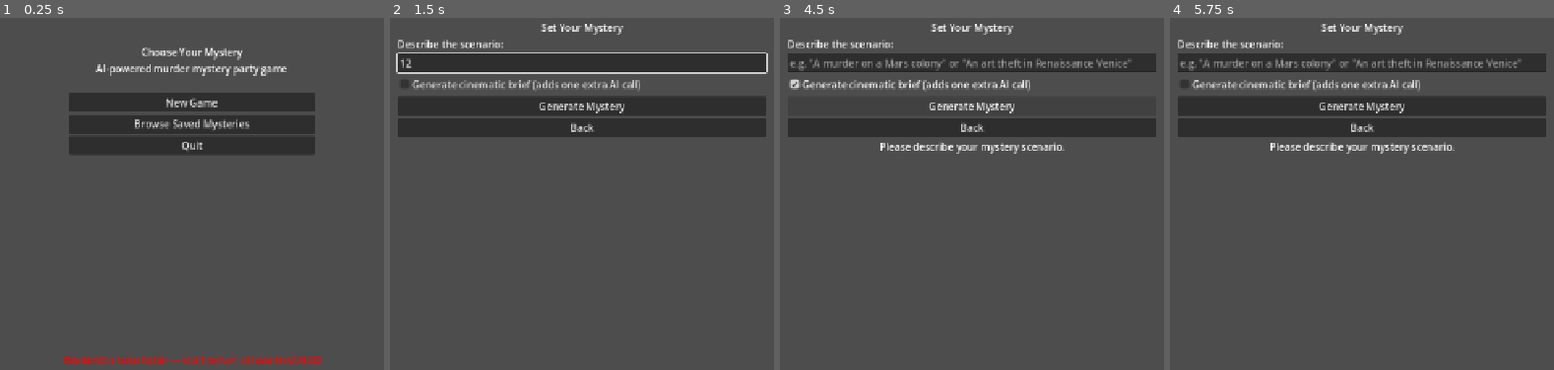
Above: before the commit, frames 1-4 (left to right).
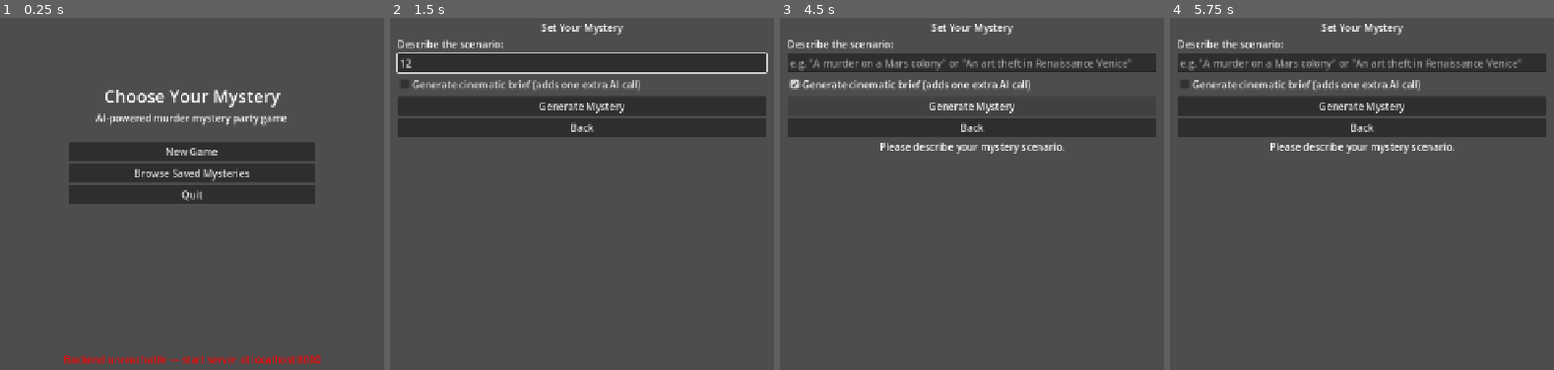
Above: after the commit, the same moments.

Repository: Blutomania/SocialGaming
Game: Godot game, scene res://scenes/ui/MainMenu.tscn
Two runs of this game, one before a commit and one after it. Both use one fixed random seed, a clock stepped at 60 frames per second and the inputs below.
Inputs (mouse positions are in pixels of both pictures, inside the frame that each line leads up to):
- Up to frame 1 (0.25 s): no input
- Up to frame 2 (1.5 s): click "New Game" at 0.5 s; click (582, 63) at 1.27 s; type "12" at 1.35 s
- Up to frame 3 (4.5 s): click "Back" at 2 s; click "New Game" at 2.75 s; click "Generate cinematic brief (add…" at 3.5 s; click "Generate Mystery" at 4.25 s
- Up to frame 4 (5.75 s): click "Generate cinematic brief (add…" at 5 s

The runs differ from the first frame. In frame 1, 16% of the frame differs, in the area x 17-83%, y 8-53%; in frame 2, nothing differs; in frame 3, less than 0.1%; in frame 4, less than 0.1%.

Commit message:
Add asset slots: BgTexture + LogoTexture nodes across all 6 scenes
All scenes now have a BgTexture (TextureRect, full-screen, KEEP_ASPECT_COVERED)
as the first child. MainMenu also has a LogoTexture slot above the title.

Texture loading is runtime via ResourceLoader.exists() — no error if the
file isn't present yet. Drop-in filenames (in godot/assets/ui/):

  main_menu_bg.png      MainMenu + fallback for all other scenes
  logo.png              MainMenu title logo
  case_bg.png           CaseDisplay
  interrogation_bg.png  Interrogation
  accusation_bg.png     Accusation
  result_bg.png         ResultScreen
  icon.png              Window/taskbar icon (256x256)

Scene-specific backgrounds fall back to main_menu_bg.png automatically,
so one image gives consistent coverage across the whole game.

https://claude.ai/code/session_01TNmEDwWqvjfcS5K1QvpccR

Diff:
--- a/godot/project.godot
+++ b/godot/project.godot
@@ -12,6 +12,7 @@
 run/main_scene="res://scenes/ui/MainMenu.tscn"
 config/features=PackedStringArray("4.6", "Forward Plus")
 config/icon="res://assets/ui/icon.png"
+; Drop a 256x256 PNG at godot/assets/ui/icon.png to set the window icon.
 
 [autoload]
 
--- a/godot/scenes/ui/Accusation.tscn
+++ b/godot/scenes/ui/Accusation.tscn
@@ -10,6 +10,17 @@
 anchor_bottom = 1.0
 grow_horizontal = 2
 grow_vertical = 2
+
+[node name="BgTexture" type="TextureRect" parent="."]
+layout_mode = 1
+anchors_preset = 15
+anchor_right = 1.0
+anchor_bottom = 1.0
+grow_horizontal = 2
+grow_vertical = 2
+expand_mode = 1
+stretch_mode = 6
+mouse_filter = 2
 
 [node name="VBox" type="VBoxContainer" parent="."]
 layout_mode = 1
--- a/godot/scenes/ui/CaseDisplay.tscn
+++ b/godot/scenes/ui/CaseDisplay.tscn
@@ -10,6 +10,17 @@
 anchor_bottom = 1.0
 grow_horizontal = 2
 grow_vertical = 2
+
+[node name="BgTexture" type="TextureRect" parent="."]
+layout_mode = 1
+anchors_preset = 15
+anchor_right = 1.0
+anchor_bottom = 1.0
+grow_horizontal = 2
+grow_vertical = 2
+expand_mode = 1
+stretch_mode = 6
+mouse_filter = 2
 
 [node name="ScrollContainer" type="ScrollContainer" parent="."]
 layout_mode = 1
--- a/godot/scenes/ui/Interrogation.tscn
+++ b/godot/scenes/ui/Interrogation.tscn
@@ -10,6 +10,17 @@
 anchor_bottom = 1.0
 grow_horizontal = 2
 grow_vertical = 2
+
+[node name="BgTexture" type="TextureRect" parent="."]
+layout_mode = 1
+anchors_preset = 15
+anchor_right = 1.0
+anchor_bottom = 1.0
+grow_horizontal = 2
+grow_vertical = 2
+expand_mode = 1
+stretch_mode = 6
+mouse_filter = 2
 
 [node name="VBox" type="VBoxContainer" parent="."]
 layout_mode = 1
--- a/godot/scenes/ui/MainMenu.tscn
+++ b/godot/scenes/ui/MainMenu.tscn
@@ -11,6 +11,17 @@
 grow_horizontal = 2
 grow_vertical = 2
 
+[node name="BgTexture" type="TextureRect" parent="."]
+layout_mode = 1
+anchors_preset = 15
+anchor_right = 1.0
+anchor_bottom = 1.0
+grow_horizontal = 2
+grow_vertical = 2
+expand_mode = 1
+stretch_mode = 6
+mouse_filter = 2
+
 [node name="VBox" type="VBoxContainer" parent="."]
 layout_mode = 1
 anchors_preset = 8
@@ -19,16 +30,23 @@
 anchor_right = 0.5
 anchor_bottom = 0.5
 offset_left = -200.0
-offset_top = -180.0
+offset_top = -240.0
 offset_right = 200.0
 offset_bottom = 180.0
 grow_horizontal = 2
 grow_vertical = 2
 
+[node name="LogoTexture" type="TextureRect" parent="VBox"]
+layout_mode = 2
+custom_minimum_size = Vector2(400, 120)
+expand_mode = 1
+stretch_mode = 5
+
 [node name="TitleLabel" type="Label" parent="VBox"]
 layout_mode = 2
 text = "Choose Your Mystery"
 horizontal_alignment = 1
+theme_override_font_sizes/font_size = 28
 
 [node name="SubtitleLabel" type="Label" parent="VBox"]
 layout_mode = 2
--- a/godot/scenes/ui/MysteryGeneration.tscn
+++ b/godot/scenes/ui/MysteryGeneration.tscn
@@ -10,6 +10,17 @@
 anchor_bottom = 1.0
 grow_horizontal = 2
 grow_vertical = 2
+
+[node name="BgTexture" type="TextureRect" parent="."]
+layout_mode = 1
+anchors_preset = 15
+anchor_right = 1.0
+anchor_bottom = 1.0
+grow_horizontal = 2
+grow_vertical = 2
+expand_mode = 1
+stretch_mode = 6
+mouse_filter = 2
 
 [node name="VBox" type="VBoxContainer" parent="."]
 layout_mode = 1
--- a/godot/scenes/ui/ResultScreen.tscn
+++ b/godot/scenes/ui/ResultScreen.tscn
@@ -10,6 +10,17 @@
 anchor_bottom = 1.0
 grow_horizontal = 2
 grow_vertical = 2
+
+[node name="BgTexture" type="TextureRect" parent="."]
+layout_mode = 1
+anchors_preset = 15
+anchor_right = 1.0
+anchor_bottom = 1.0
+grow_horizontal = 2
+grow_vertical = 2
+expand_mode = 1
+stretch_mode = 6
+mouse_filter = 2
 
 [node name="ScrollContainer" type="ScrollContainer" parent="."]
 layout_mode = 1
--- a/godot/scripts/ui/accusation.gd
+++ b/godot/scripts/ui/accusation.gd
@@ -12,6 +12,7 @@
 # ---------------------------------------------------------------------------
 # Node references
 # ---------------------------------------------------------------------------
+@onready var bg_texture: TextureRect = $BgTexture
 @onready var suspect_dropdown: OptionButton = $VBox/SuspectDropdown
 @onready var submit_button: Button = $VBox/SubmitButton
 @onready var back_button: Button = $VBox/BackButton
@@ -25,6 +26,10 @@
 # Lifecycle
 # ---------------------------------------------------------------------------
 func _ready() -> void:
+	for path in ["res://assets/ui/accusation_bg.png", "res://assets/ui/main_menu_bg.png"]:
+		if ResourceLoader.exists(path):
+			bg_texture.texture = load(path)
+			break
 	_mystery = MysteryData.from_dict(GameState.current_mystery)
 
 	for name in _mystery.suspect_names():
--- a/godot/scripts/ui/case_display.gd
+++ b/godot/scripts/ui/case_display.gd
@@ -12,6 +12,7 @@
 # ---------------------------------------------------------------------------
 # Node references
 # ---------------------------------------------------------------------------
+@onready var bg_texture: TextureRect = $BgTexture
 @onready var title_label: Label = $ScrollContainer/MainVBox/TitleLabel
 @onready var setting_label: RichTextLabel = $ScrollContainer/MainVBox/SettingLabel
 @onready var crime_label: RichTextLabel = $ScrollContainer/MainVBox/CrimeLabel
@@ -32,6 +33,10 @@
 # Lifecycle
 # ---------------------------------------------------------------------------
 func _ready() -> void:
+	if ResourceLoader.exists("res://assets/ui/case_bg.png"):
+		bg_texture.texture = load("res://assets/ui/case_bg.png")
+	elif ResourceLoader.exists("res://assets/ui/main_menu_bg.png"):
+		bg_texture.texture = load("res://assets/ui/main_menu_bg.png")
 	_mystery = MysteryData.from_dict(GameState.current_mystery)
 	_populate()
 	interrogate_button.pressed.connect(_go_interrogate)
--- a/godot/scripts/ui/interrogation.gd
+++ b/godot/scripts/ui/interrogation.gd
@@ -13,6 +13,7 @@
 # ---------------------------------------------------------------------------
 # Node references
 # ---------------------------------------------------------------------------
+@onready var bg_texture: TextureRect = $BgTexture
 @onready var suspect_dropdown: OptionButton = $VBox/SuspectDropdown
 @onready var question_input: LineEdit = $VBox/QuestionInput
 @onready var ask_button: Button = $VBox/ButtonRow/AskButton
@@ -29,6 +30,10 @@
 # Lifecycle
 # ---------------------------------------------------------------------------
 func _ready() -> void:
+	for path in ["res://assets/ui/interrogation_bg.png", "res://assets/ui/main_menu_bg.png"]:
+		if ResourceLoader.exists(path):
+			bg_texture.texture = load(path)
+			break
 	_mystery = MysteryData.from_dict(GameState.current_mystery)
 
 	# Populate suspect dropdown
--- a/godot/scripts/ui/main_menu.gd
+++ b/godot/scripts/ui/main_menu.gd
@@ -20,11 +20,20 @@
 
 var _saved_mysteries: Array = []
 
+func _load_bg(node: TextureRect, path: String) -> void:
+	if ResourceLoader.exists(path):
+		node.texture = load(path)
+
 # ---------------------------------------------------------------------------
 # Lifecycle
 # ---------------------------------------------------------------------------
+@onready var bg_texture: TextureRect = $BgTexture
+@onready var logo_texture: TextureRect = $VBox/LogoTexture
+
 func _ready() -> void:
 	GameState.reset()
+	_load_bg(bg_texture, "res://assets/ui/main_menu_bg.png")
+	_load_bg(logo_texture, "res://assets/ui/logo.png")
 	new_game_button.pressed.connect(_on_new_game)
 	browse_button.pressed.connect(_on_browse)
 	quit_button.pressed.connect(get_tree().quit)
--- a/godot/scripts/ui/mystery_generation.gd
+++ b/godot/scripts/ui/mystery_generation.gd
@@ -13,6 +13,7 @@
 # ---------------------------------------------------------------------------
 # Node references (wire these in the .tscn)
 # ---------------------------------------------------------------------------
+@onready var bg_texture: TextureRect = $BgTexture
 @onready var prompt_input: LineEdit = $VBox/PromptInput
 @onready var cinematic_checkbox: CheckBox = $VBox/CinematicCheckbox
 @onready var generate_button: Button = $VBox/GenerateButton
@@ -24,6 +25,8 @@
 # Lifecycle
 # ---------------------------------------------------------------------------
 func _ready() -> void:
+	if ResourceLoader.exists("res://assets/ui/main_menu_bg.png"):
+		bg_texture.texture = load("res://assets/ui/main_menu_bg.png")
 	generate_button.pressed.connect(_on_generate)
 	back_button.pressed.connect(_on_back)
 	prompt_input.text_submitted.connect(func(_t): _on_generate())
--- a/godot/scripts/ui/result_screen.gd
+++ b/godot/scripts/ui/result_screen.gd
@@ -14,6 +14,7 @@
 # ---------------------------------------------------------------------------
 # Node references
 # ---------------------------------------------------------------------------
+@onready var bg_texture: TextureRect = $BgTexture
 @onready var verdict_label: Label = $ScrollContainer/MainVBox/VerdictLabel
 @onready var solution_label: RichTextLabel = $ScrollContainer/MainVBox/SolutionLabel
 @onready var rating_row: HBoxContainer = $ScrollContainer/MainVBox/RatingRow
@@ -26,6 +27,10 @@
 # Lifecycle
 # ---------------------------------------------------------------------------
 func _ready() -> void:
+	for path in ["res://assets/ui/result_bg.png", "res://assets/ui/main_menu_bg.png"]:
+		if ResourceLoader.exists(path):
+			bg_texture.texture = load(path)
+			break
 	play_again_button.pressed.connect(_on_play_again)
 	review_button.pressed.connect(_go_case)
 	_populate()
Not shown, added: godot/assets/ui/.gitkeep
Not shown, added: godot/assets/ui/ASSETS.md
